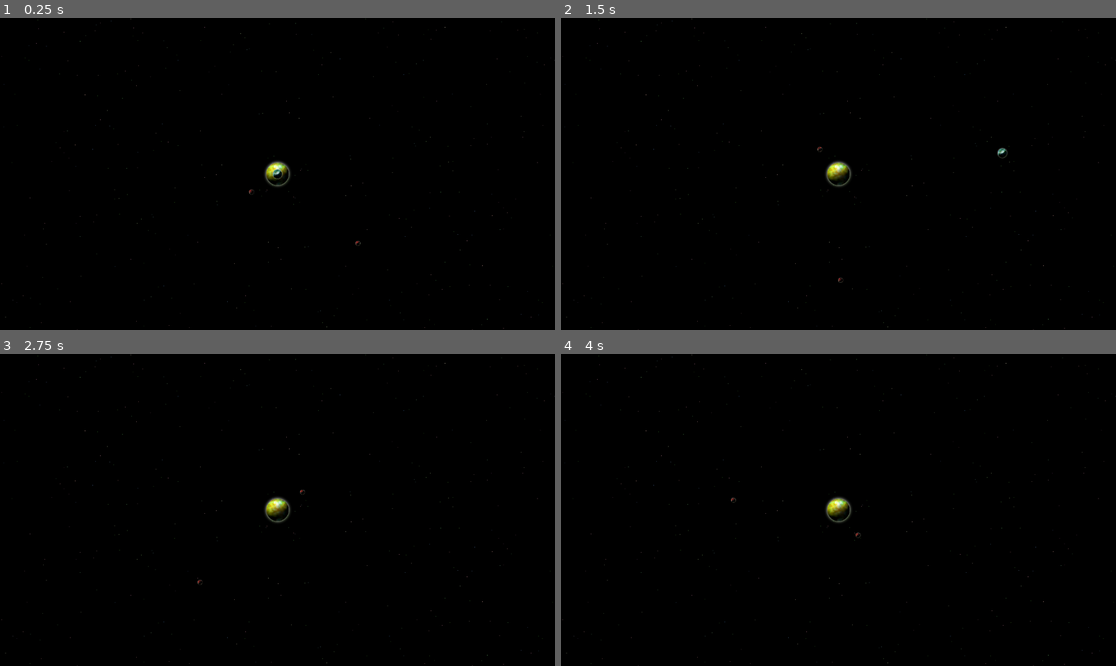
Above: before the commit, frames 1-4 (two rows, left to right).
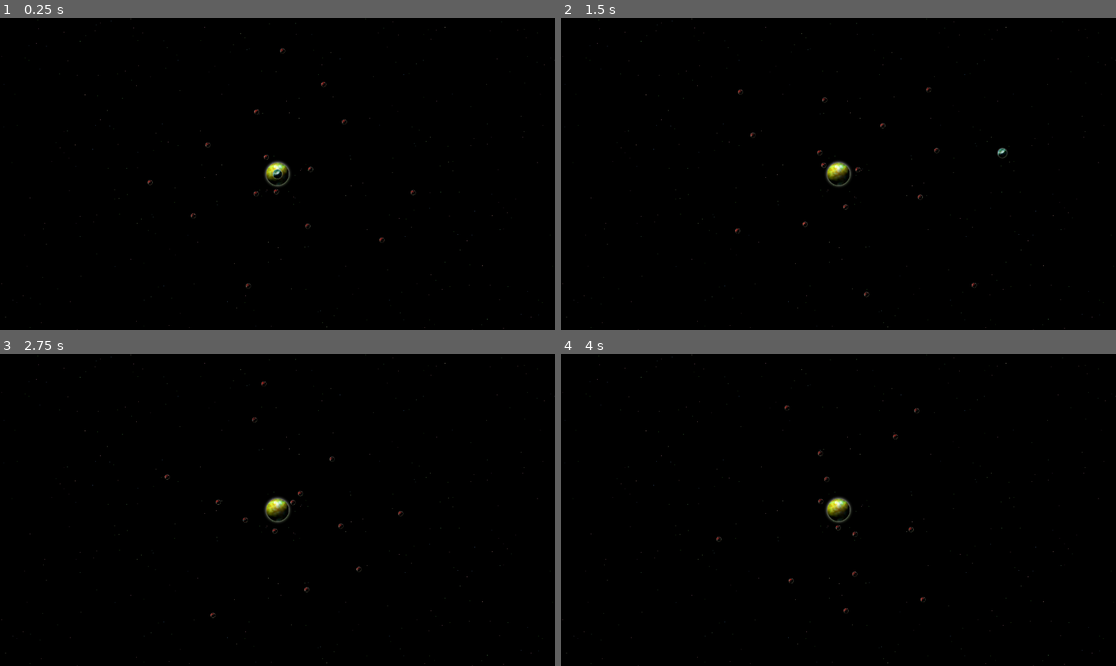
Above: after the commit, the same moments.

Repository: rkmoon/project-space-balls
Game: Godot game, scene res://Scenes/test_scene.tscn
The game is run twice, just before and just after one commit, with the same random seed, the same clock (stepped at 60 frames per second) and the same inputs. The project has no main scene, so this scene is started directly.
Inputs (mouse positions are in pixels of both pictures, inside the frame that each line leads up to):
- Up to frame 1 (0.25 s): no input
- Up to frame 2 (1.5 s): move the mouse to (960, 158) at 0.52 s; press the mouse at (960, 158) at 0.53 s; move the mouse to (727, 189) at 1.27 s; release the mouse at (727, 189) at 1.28 s; click (727, 189) at 1.35 s
- Up to frame 3 (2.75 s): move the mouse to (333, 441) at 2.02 s; press the mouse at (333, 441) at 2.03 s
- Up to frame 4 (4 s): move the mouse to (810, 572) at 2.77 s; release the mouse at (810, 572) at 2.78 s; click (810, 572) at 2.85 s; move the mouse to (1005, 556) at 3.52 s; press the mouse at (1005, 556) at 3.53 s

The runs differ from the first frame. In frame 1, 0.1% of the frame differs, in the area x 26-75%, y 9-87%; in frame 2, 0.1%; in frame 3, 0.1%; in frame 4, 0.1%.

Commit message:
Added test_scene.gd to spawn random objects

Diff:
--- a/Scenes/test_scene.gd
+++ b/Scenes/test_scene.gd
@@ -1 +1,26 @@
 extends Node2D
+
+@export var orbital_object_scene: PackedScene
+@export var orbit_radius_min: float = 100.0
+@export var orbit_radius_max: float = 300.0
+@export var number_of_orbits: int = 10
+@export var orbit_center: Vector2
+@export var gravity_strength: float = 100.0  # Same as Area2D's gravity
+
+func _ready() -> void:
+	for i in range(number_of_orbits):
+		var orbit_object = orbital_object_scene.instantiate() as RigidBody2D
+
+		# Randomly select a radius within the given range
+		var orbit_radius = randf_range(orbit_radius_min, orbit_radius_max)
+
+		# Calculate position based on the random radius
+		var angle = i * PI * 2 / number_of_orbits
+		var position_offset = Vector2(cos(angle), sin(angle)) * orbit_radius
+
+		# Set the orbit object's position and relevant properties
+		orbit_object.position = orbit_center + position_offset
+		orbit_object.orbit_center = orbit_center
+		orbit_object.gravity_strength = gravity_strength
+
+		add_child(orbit_object)
--- a/Scenes/test_scene.tscn
+++ b/Scenes/test_scene.tscn
@@ -14,6 +14,9 @@
 
 [node name="Node2D" type="Node2D"]
 script = ExtResource("1_1wq1n")
+orbital_object_scene = ExtResource("6_c2i12")
+orbit_radius_min = 25.0
+number_of_orbits = 15
 
 [node name="Camera2D" type="Camera2D" parent="."]
 
@@ -47,9 +50,3 @@
 
 [node name="Background" type="Sprite2D" parent="."]
 texture = ExtResource("4_x23fc")
-
-[node name="SpaceObject" parent="." instance=ExtResource("6_c2i12")]
-position = Vector2(-41, 51)
-
-[node name="SpaceObject2" parent="." instance=ExtResource("6_c2i12")]
-position = Vector2(187, 116)
